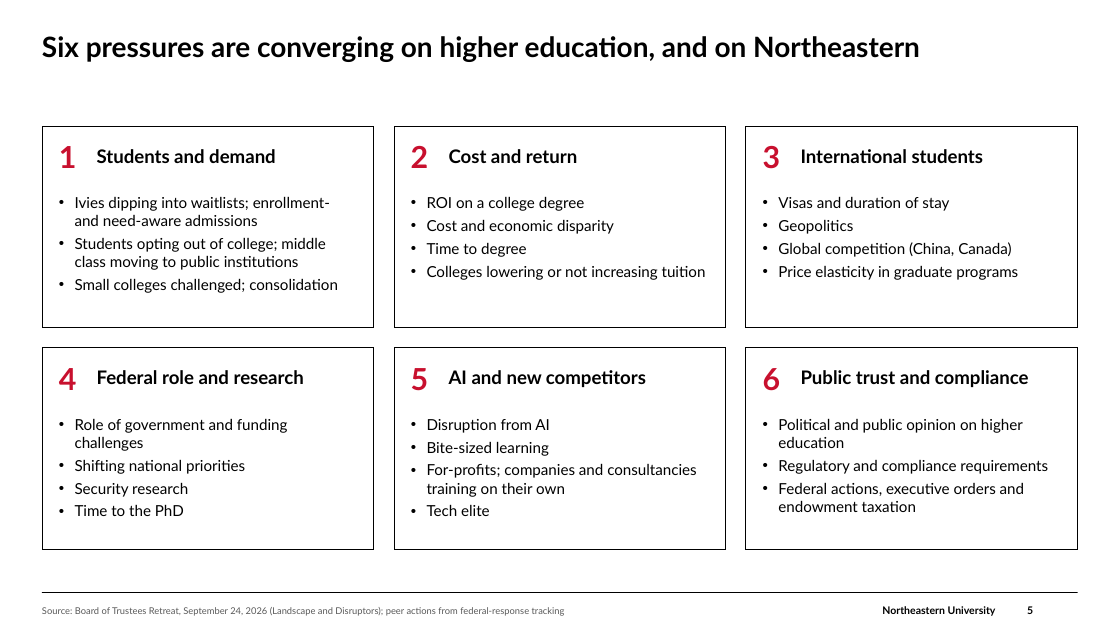
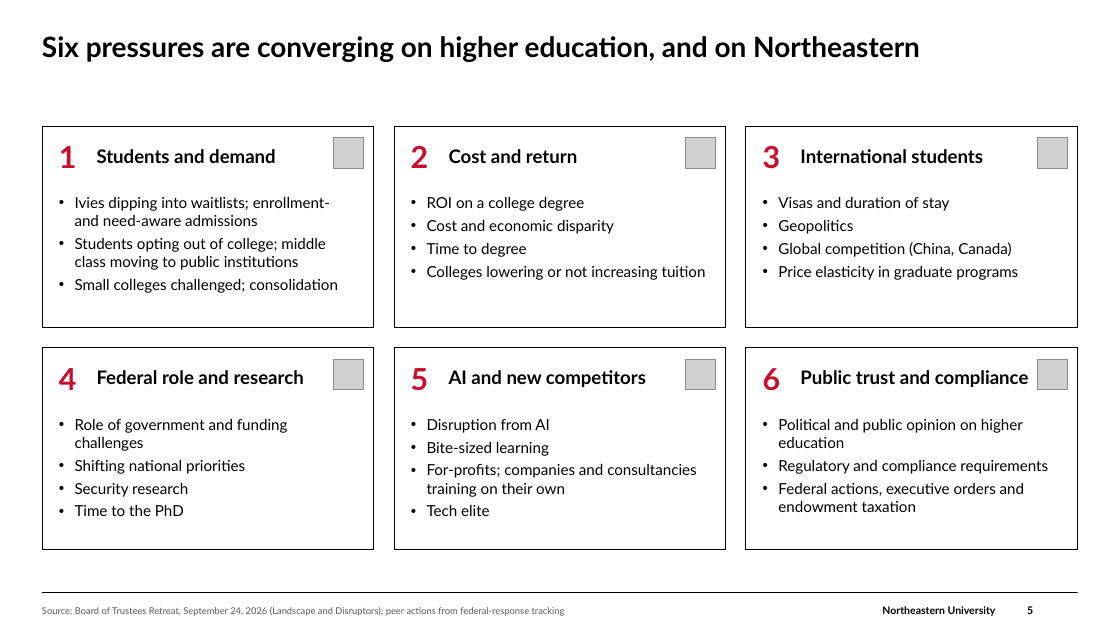
Before and after one commit to brettcsweet/Tonys-repo, a slide deck: slide 5 of GC_Financial_Update_2026-09-30.pptx. Drawn at 1120x630 pixels with LibreOffice and Linux fonts; fonts in the diff are those of the drawing; grey boxes stand for pictures; background and template pictures are left out. Boxes give left, top, right and bottom in pixels: in the first picture for what was removed or moved away, otherwise in the second. Text is boxed around its words. In the diff, an @@ line names an element or a change of style, - is before the commit and + after.

```diff
--- a/GC_Financial_Update_2026-09-30.pptx
+++ b/GC_Financial_Update_2026-09-30.pptx
@@ picture added at (x1=334, y1=138, x2=364, y2=168) @@
@@ picture added at (x1=686, y1=138, x2=716, y2=168) @@
@@ picture added at (x1=1038, y1=138, x2=1068, y2=168) @@
@@ picture added at (x1=334, y1=360, x2=364, y2=390) @@
@@ picture added at (x1=686, y1=360, x2=716, y2=390) @@
@@ picture added at (x1=1038, y1=360, x2=1068, y2=390) @@
```
Also in this commit, not shown: 23 other slides changed, 2 slides added.
